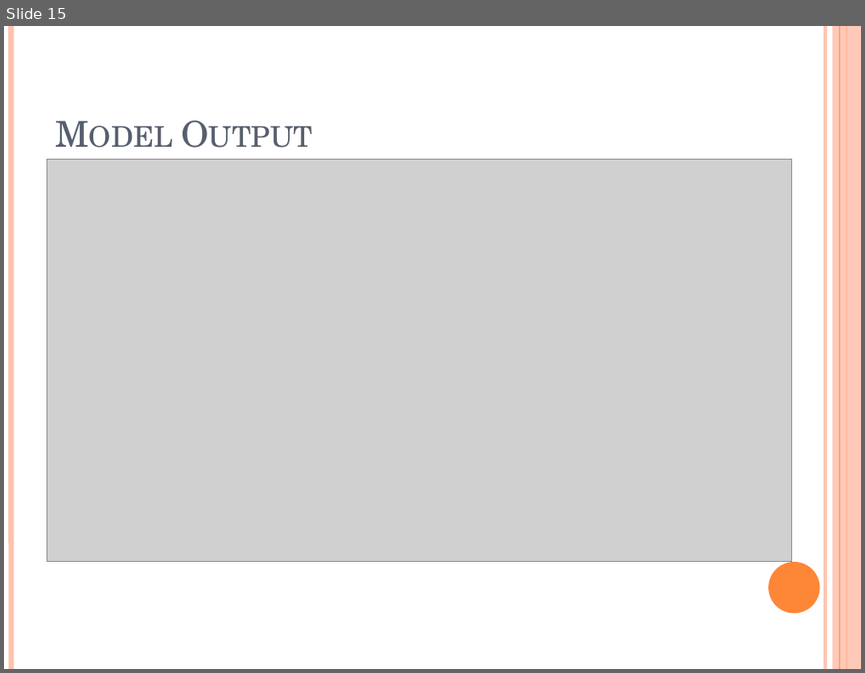
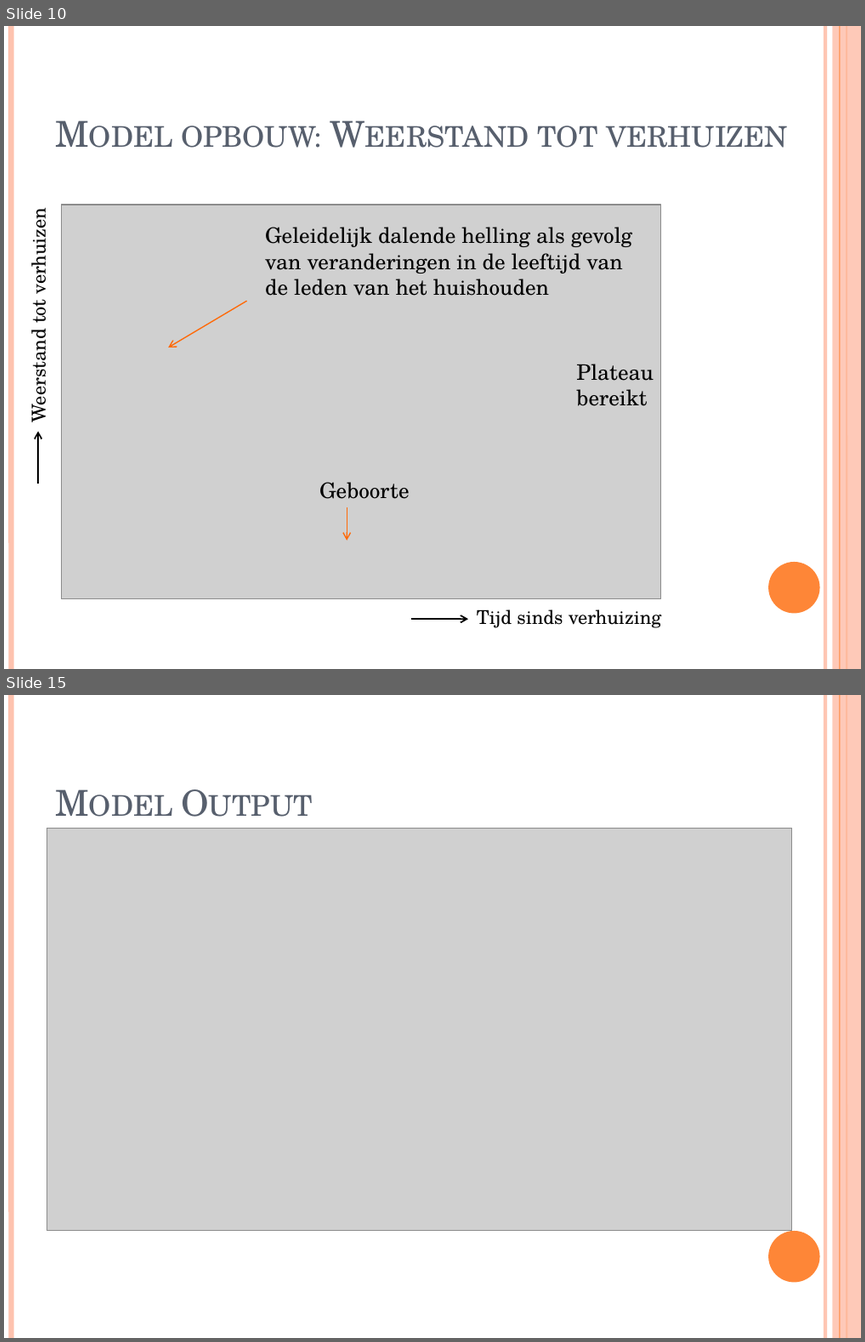
Before and after one commit to MBrouns/Zipfs-Law-and-city-development, a slide deck: docs/Presentation CPB Zipfs law PDF ready.pptx. Shown one above the other, each under a label of ours: slide 15 before the commit, slides 10 and 15 after it; the slides between them are not shown. The pictures are 865x673 and 865x1342 pixels, drawn with LibreOffice and Linux fonts; fonts in the diff are those of the drawing; grey boxes stand for pictures. Boxes give left, top, right and bottom in pixels: in the first picture for what was removed or moved away, otherwise in the second. Text is boxed around its words. In the diff, an @@ line names an element or a change of style, - is before the commit and + after.

```diff
--- a/docs/Presentation CPB Zipfs law PDF ready.pptx
+++ b/docs/Presentation CPB Zipfs law PDF ready.pptx
@@ slide 10 added at [4,26,861,669], background #FFFFFF; not listed: 6 template elements that a slide beside it also shows @@
@@ title added at [181,125,788,148], 30 pt, text #575F6D, small capitals @@
+Model opbouw: Weerstand tot verhuizen
@@ text added at [24,216,52,420], 16 pt, text #000000 @@
+Weerstand tot verhuizen
@@ picture added at [62,204,661,598] @@
@@ text added at [265,227,632,295], 18 pt, text #000000 @@
+Geleidelijk dalende helling als gevolg van veranderingen in de leeftijd van de leden van het huishouden
@@ arrow added from (246, 301) to (169, 347), #FF6B0A 1 pt @@
@@ text added at [576,363,653,406], 18 pt, text #000000 @@
+Plateau bereikt
@@ arrow added from (38, 482) to (38, 431), #000000 1.25 pt @@
@@ text added at [319,482,409,499], 18 pt, text #000000 @@
+Geboorte
@@ arrow added from (347, 506) to (347, 540), #FF6B0A 1 pt @@
@@ text added at [477,609,662,628], 16 pt, text #000000 @@
+Tijd sinds verhuizing
@@ arrow added from (411, 619) to (468, 619), #000000 1.25 pt @@
```
Also in this commit, not shown: 16 slides changed, 5 other slides added, 6 slides removed, 2 other files.
